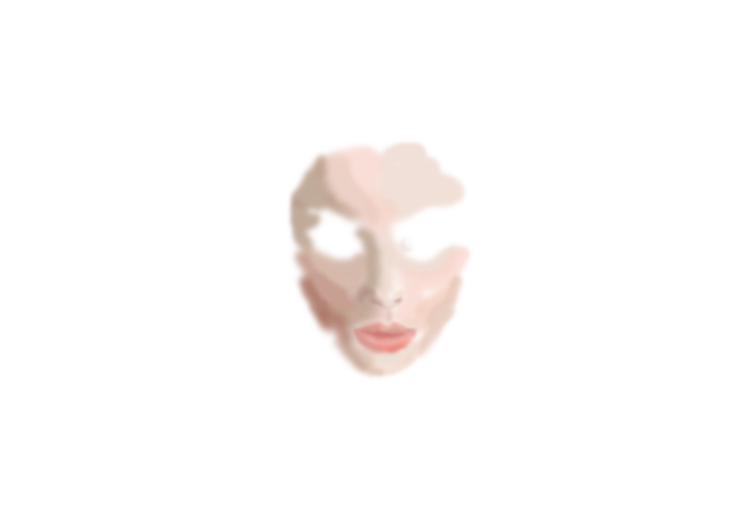
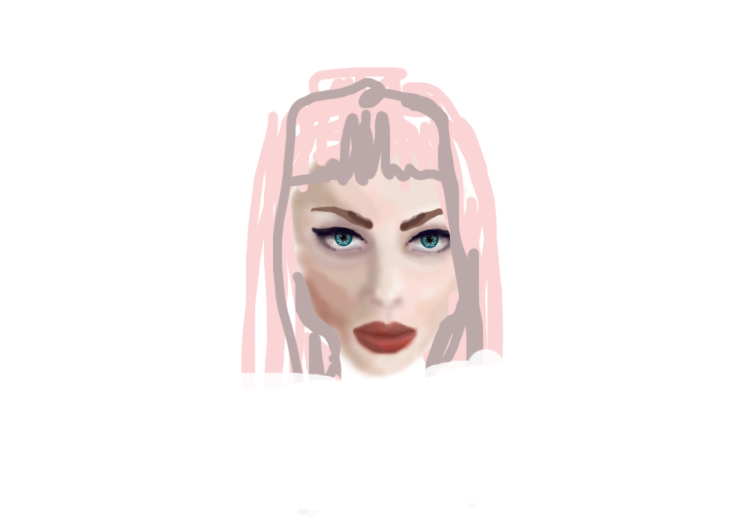
Layered file, before and after one edit (750×531). Changes by layer:
added layer "волосы" above "бровь копия 2" over [240, 66, 504, 517]
added layer "бровь копия 2" above "ресницы копия" over [309, 204, 375, 231]
added layer "ресницы копия" above "зрачок копия 3" over [310, 225, 370, 253]
added layer "зрачок копия 3" above "зрачок копия 2" over [333, 226, 354, 248]
added layer "зрачок копия 2" above "белок копия" over [333, 226, 354, 248]
added layer "белок копия" above "бровь копия" over [316, 225, 452, 315]
added layer "бровь копия" above "ресницы" over [398, 206, 464, 233]
added layer "ресницы" above "зрачок копия" over [403, 227, 463, 255]
added layer "зрачок копия" above "зрачок" over [419, 228, 440, 250]
added layer "зрачок" above "белок" over [419, 228, 440, 250]
added layer "белок" above "глаза" over [321, 229, 457, 258]
added layer "губы копия" above "губы" over [351, 317, 421, 358]
painted on "губы" over [351, 317, 420, 358]
painted on "кожа" over [285, 140, 477, 381]
